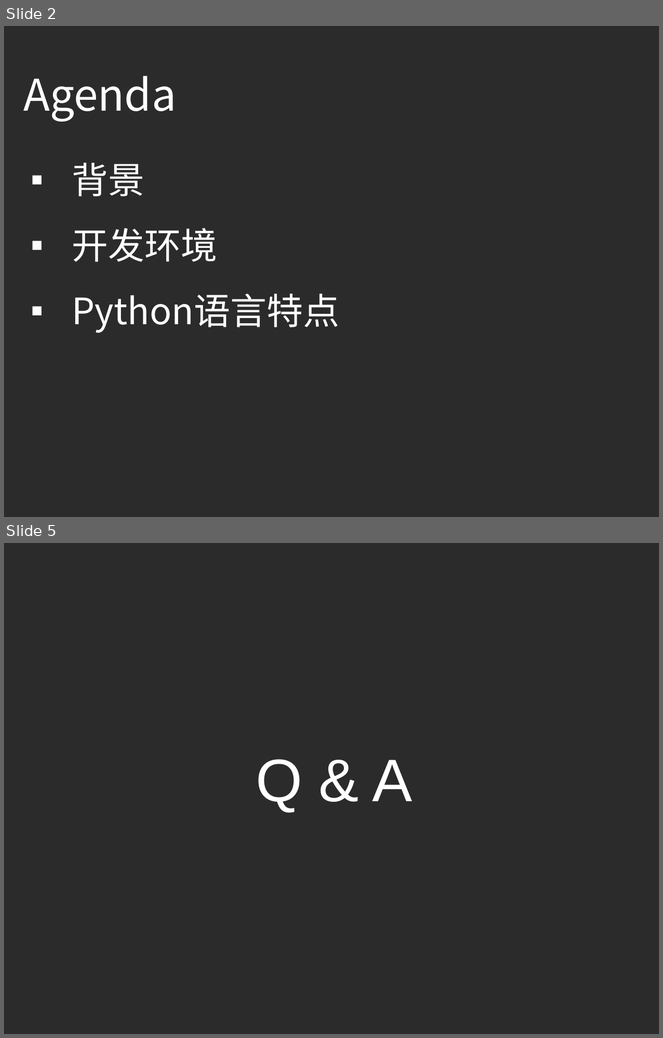
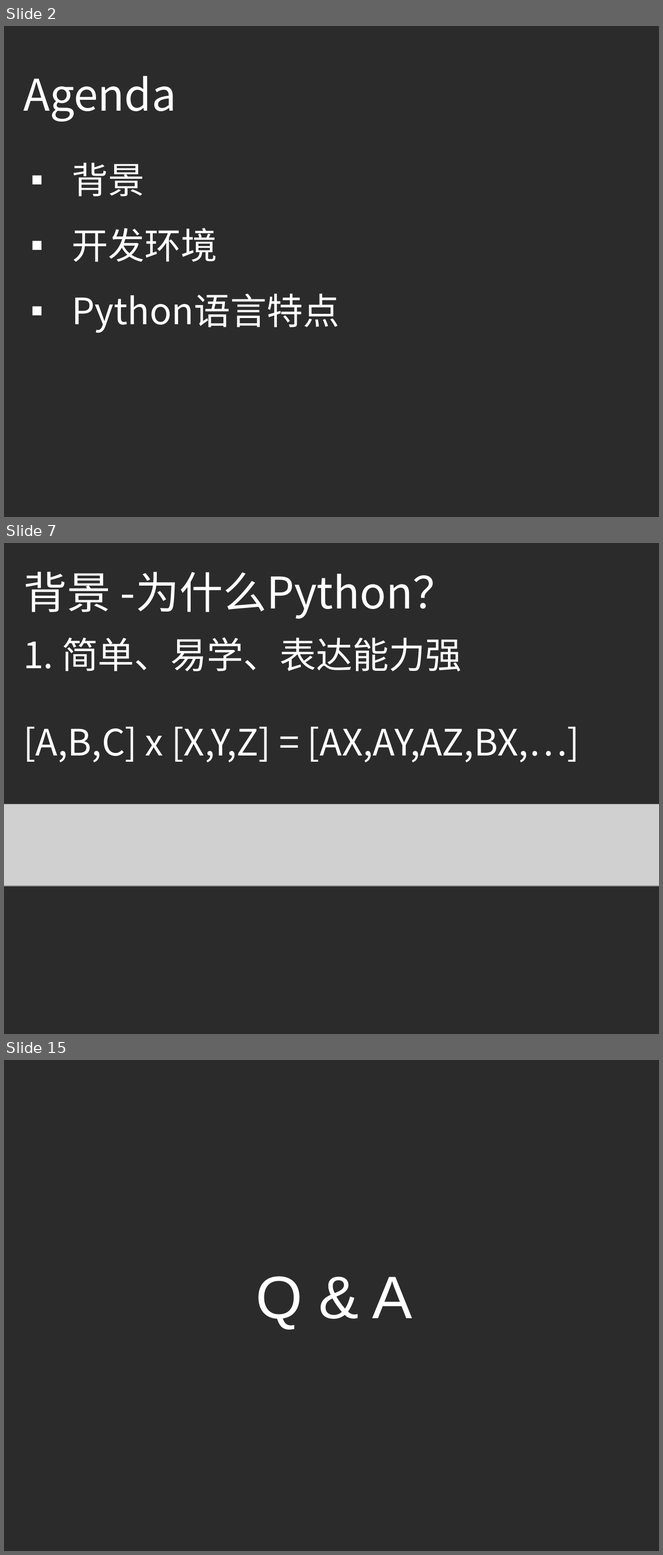
Before and after one commit to ouriris/ml-course, a slide deck: chapter.1/ppt/ML_CH1_Python_Basic.pptx. Shown one above the other, each under a label of ours: slides 2 and 5 before the commit, slides 2, 7 and 15 after it; the slides between them are not shown. The pictures are 663x1038 and 663x1555 pixels, drawn with LibreOffice and Linux fonts; fonts in the diff are those of the drawing; grey boxes stand for pictures; background and template pictures are left out; a plain dark background stands for a picture behind light text. Boxes give left, top, right and bottom in pixels: in the first picture for what was removed or moved away, otherwise in the second. Text is boxed around its words. In the diff, an @@ line names an element or a change of style, - is before the commit and + after.

```diff
--- a/chapter.1/ppt/ML_CH1_Python_Basic.pptx
+++ b/chapter.1/ppt/ML_CH1_Python_Basic.pptx
@@ slide 7 added at <box>4,543,659,1034</box>, background picture (left out) @@
@@ text added at <box>23,572,457,619</box>, 48 pt, text #FFFFFF @@
+背景 -为什么Python？
@@ text added at <box>23,638,580,762</box>, 40 pt, text #FFFFFF @@
+1. 简单、易学、表达能力强
+[A,B,C] x [X,Y,Z] = [AX,AY,AZ,BX,…]
@@ picture added at <box>4,805,659,886</box> @@
@@ what was slide 5 is now slide 15 @@
```
Also in this commit, not shown: 11 other slides added, 2 slides removed.
